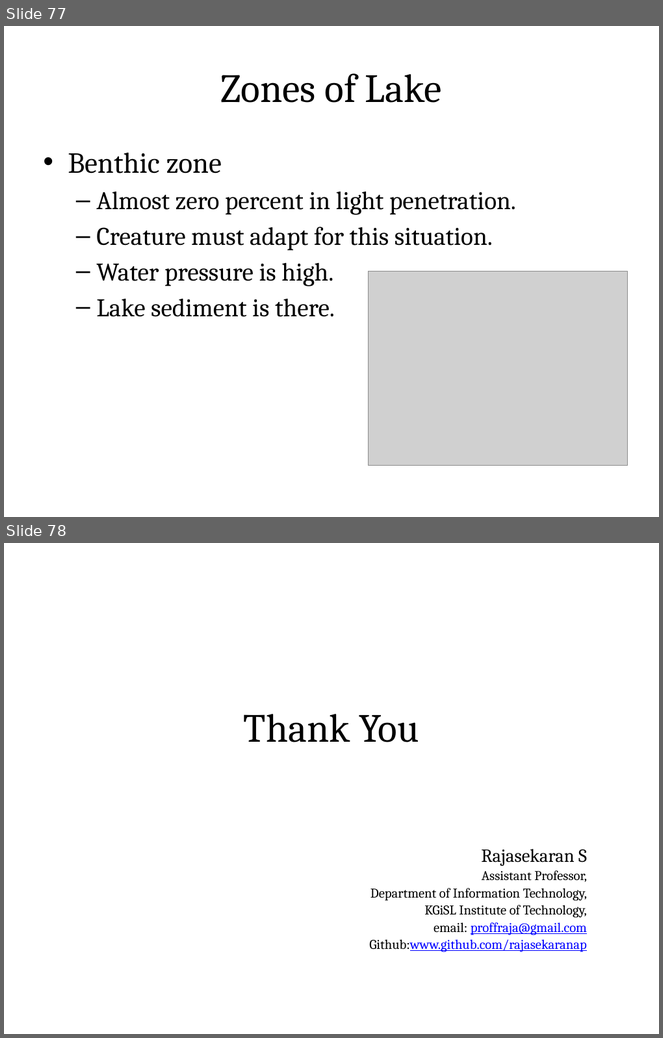
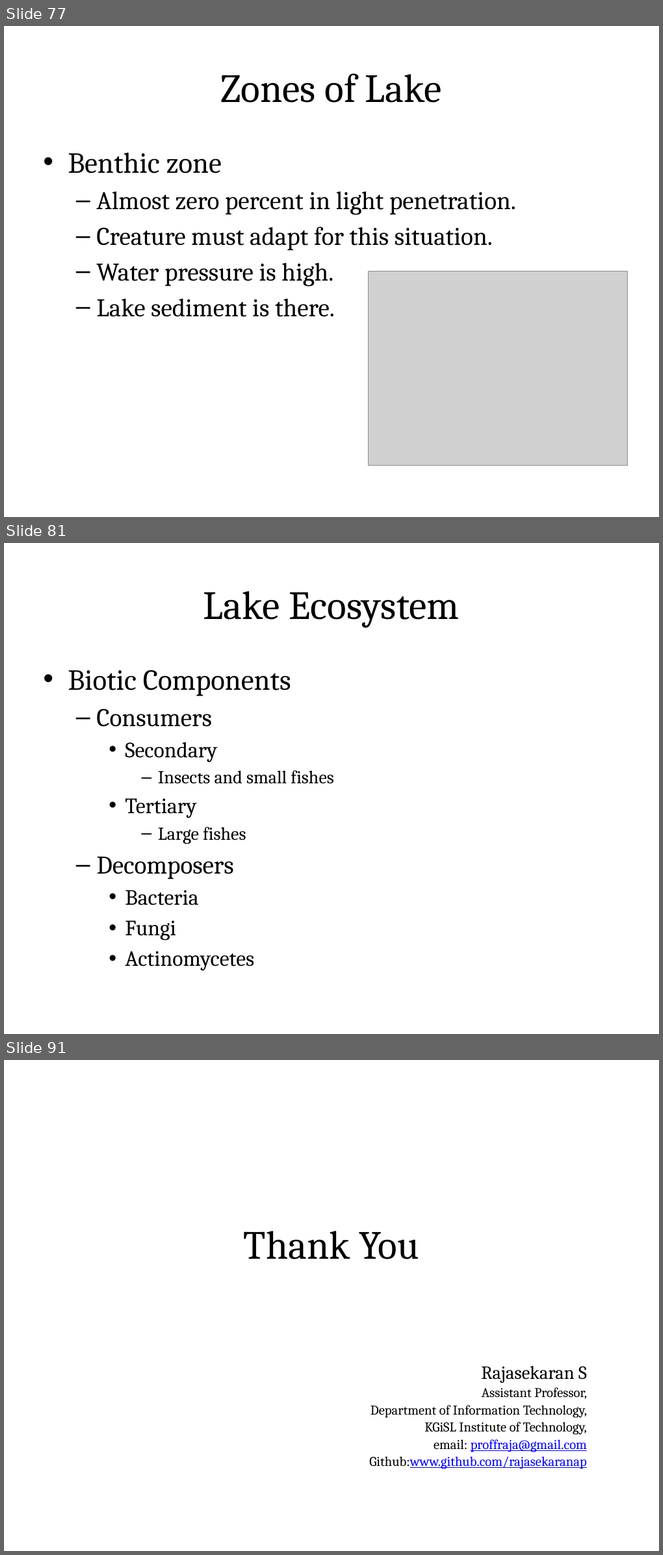
Before and after one commit to rajasekaran36/GE8291-Environmental-Science-and-Engineering, a slide deck: Slides/GE8291-U1.pptx. Shown one above the other, each under a label of ours: slides 77 and 78 before the commit, slides 77, 81 and 91 after it; the slides between them are not shown. The pictures are 663x1038 and 663x1555 pixels, drawn with LibreOffice and Linux fonts; fonts in the diff are those of the drawing; grey boxes stand for pictures. Boxes give left, top, right and bottom in pixels: in the first picture for what was removed or moved away, otherwise in the second. Text is boxed around its words. In the diff, an @@ line names an element or a change of style, - is before the commit and + after.

```diff
--- a/Slides/GE8291-U1.pptx
+++ b/Slides/GE8291-U1.pptx
@@ slide 81 added at <box>4,543,659,1034</box>, background #FFFFFF @@
@@ title added at <box>36,563,627,644</box>, fill gradient #DAFDA7 to #E4FCC2 to #F5FFE7, outline #98B955 0.75 pt, 44 pt, text #000000 @@
+Lake Ecosystem
@@ text added at <box>68,670,334,971</box>, 24 pt, text #000000 @@
+• Biotic Components
+  – Consumers
+    • Secondary
+      – Insects and small fishes
+    • Tertiary
+      – Large fishes
+  – Decomposers
+    • Bacteria
+    • Fungi
+    • Actinomycetes
@@ what was slide 78 is now slide 91 @@
```
Also in this commit, not shown: 12 other slides added, 1 other file.
